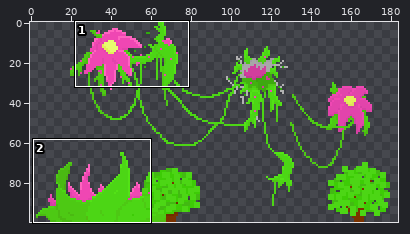
Sprite sheet: sprites/spr_junglebckgrnd_middle/layers/3fb82b8f-982a-4055-812a-0d083a6b7ca0/3bad359e-47ea-4571-80c9-3a5955a5948b.png. Above, an overview of the earlier version with the close-up marked.
Close-up. Before the commit:
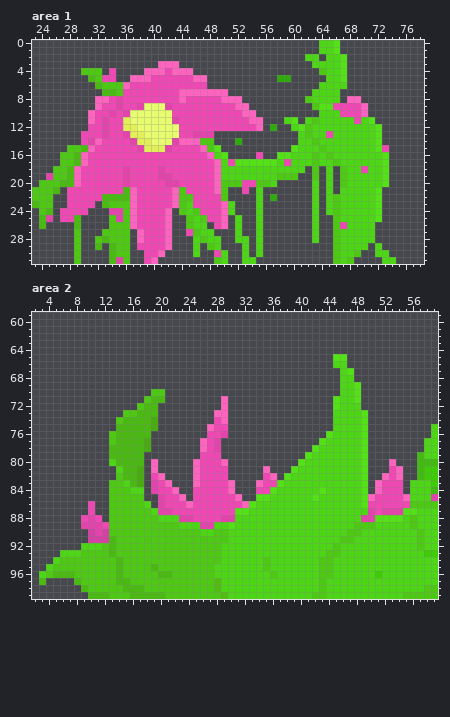
The file is 300x100 pixels. Colours within 5 levels of each other are drawn and written as one. Shown: area 1: x 23..78, y 0..31; area 2: x 2..59, y 59..99. The wide view leaves out empty margins. The commit also changed other parts of the picture, which this record leaves out.
After:
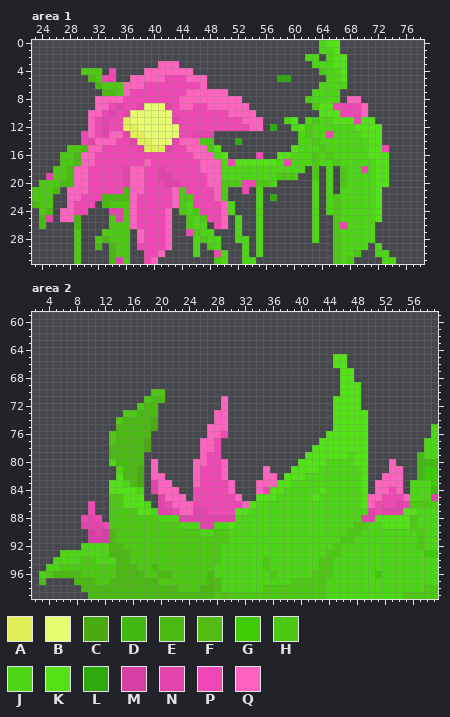
Palette (. is transparent): A #e3ef58  B #e7fc6e  C #49aa11  D #42ba12  E #4aba12  F #53bc12  G #3dcc06  H #4dc914  J #4cd615  K #53e216  L #2faa0d  M #d640a4  N #e244ab  P #ef47b3  Q #ff63c0
The exact change:
Area 1:
y 0: x 65 J -> K
y 2..3: x 66 J -> K
y 4: x 42 P -> Q
y 5: x 40..41 PP -> QQ; x 45 P -> Q
y 6: x 37..38 PP -> QQ; x 47 P -> Q
y 7: x 36 P -> Q; x 44 Q -> P
y 8: x 34..35 PN -> QQ; x 45..49 PPPPP -> QQQQQ
y 9: x 33 P -> Q; x 44..45 PP -> QQ; x 48..51 PPPP -> QQQQ
y 10: x 32 P -> Q; x 51..52 PP -> QQ; x 64..66 JJJ -> KKK
y 11: x 53 P -> Q; x 66..68 JJJ -> KKK; x 70 J -> K
y 12: x 31 P -> Q; x 54 P -> Q; x 69..71 JJJ -> KKK
y 13: x 31 P -> Q; x 34..35 PP -> QQ; x 70..71 JJ -> KK
y 14: x 33..34 PP -> QQ; x 71 J -> K
y 15: x 32 P -> Q; x 45..46 PP -> QQ; x 71 J -> K
y 16: x 31 P -> Q; x 46..47 PP -> QQ; x 71..72 JJ -> KK
y 17: x 31 P -> Q; x 39 P -> Q; x 47..48 PP -> QQ; x 72 J -> K
y 18: x 30 P -> Q; x 37..38 PP -> QQ; x 47..48 PP -> QQ; x 72 J -> K
y 19..20: x 30 P -> Q; x 37..38 PP -> QQ; x 48 P -> Q; x 72 J -> K
y 21: x 28..30 PPP -> QQQ; x 38 P -> Q
y 22: x 28..29 PP -> QQ; x 49 P -> Q
y 23: x 28 P -> Q
y 24..25: x 27..28 PP -> QQ
Area 2:
y 66: x 45..46 JJ -> KK
y 67: x 46 J -> K
y 68..71: x 46..47 JJ -> KK
y 72: x 46..48 JJJ -> KKK
y 73: x 45..48 JJJJ -> KKKK
y 74: x 28 P -> Q; x 45..48 JJJJ -> KKKK
y 75: x 28..29 PP -> QQ; x 45..48 JJJJ -> KKKK
y 76: x 27..29 PPN -> QQP; x 45..48 JJJJ -> KKKK
y 77: x 27..28 PN -> QP; x 44..48 JJJJJ -> KKKKK
y 78: x 27..28 PN -> QP; x 43..48 JJJJJJ -> KKKKKK
y 79: x 26 P -> Q; x 42..46 JJJJJ -> KKKKK; x 48 J -> K
y 80: x 26 P -> Q; x 41..43 JJJ -> KKK; x 48 J -> K
y 81: x 29 P -> Q; x 40..42 JJJ -> KKK; x 53 P -> Q
y 82: x 14 H -> K; x 19 P -> Q; x 29 P -> Q; x 35 P -> Q; x 39..40 JJ -> KK; x 53 P -> Q
y 83: x 13..14 HH -> KK; x 20 P -> Q; x 35..36 PP -> QQ; x 38 J -> K; x 52..54 PPP -> QQQ
y 84: x 13..16 HHHJ -> KKKK; x 20..21 PP -> QQ; x 34 P -> Q; x 37 J -> K; x 52 P -> Q; x 54 P -> Q
y 85: x 15..17 HHH -> KKK; x 21..22 PP -> QQ; x 36 J -> K; x 51 P -> Q
y 86: x 15..17 HHH -> KKK; x 22..23 PP -> QQ; x 50 P -> Q; x 54 P -> N
y 87: x 17..18 HH -> KK; x 23..26 PPPP -> QQNN
y 88: x 25..28 PPPP -> NNNN; x 55 J -> K
y 89: x 50 H -> J; x 52..55 JJJJ -> KKKK
y 90: x 13 H -> E
y 92: x 12 H -> J; x 14 H -> E
y 93: x 9..12 HHHH -> JJJJ; x 14..15 HH -> EE
y 94: x 6..8 HHH -> JJJ; x 11..13 HHH -> JJJ; x 15 H -> E
y 95: x 5 H -> J; x 15..16 HH -> EE
y 96: x 8 H -> E; x 15..17 HHH -> EEE; x 27 H -> E; x 42 J -> H
y 97: x 9..10 HH -> EE; x 13 H -> E; x 16..19 HHHH -> EEEE; x 27 H -> E; x 39..42 JJJJ -> HHHH
y 98: x 10..14 HHHHH -> EEEEE; x 18..22 HHHHH -> EEEEE; x 26..27 HH -> EE; x 35..42 JJJJJJJJ -> HHHHHHHH
y 99: x 13..15 HHH -> EEE; x 21..27 HHHHHHH -> EEEEEEE; x 30..41 JJJJJJJJJJJJ -> HHHHHHHHHHHH
Boxes around the changes in both close-ups, in picture pixels (x1, y1, x2, y2):
changed: (326, 40, 340, 68)
changed: (60, 68, 256, 222)
changed: (319, 110, 382, 187)
changed: (53, 361, 410, 599)
